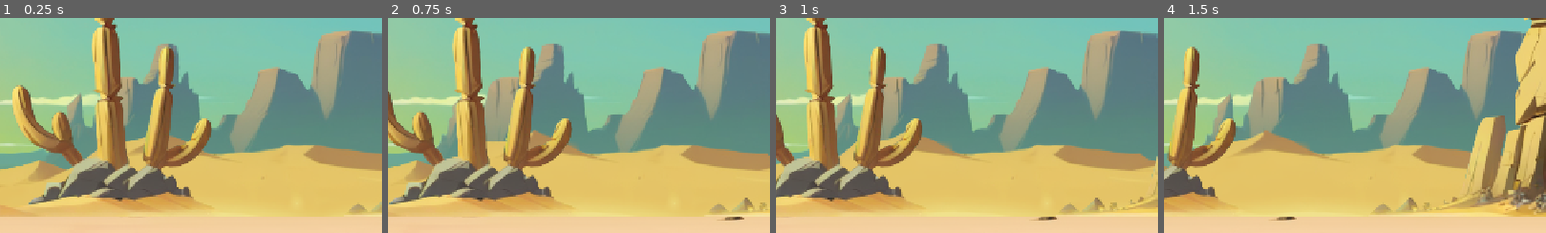
Above: before the commit, frames 1-4 (left to right).
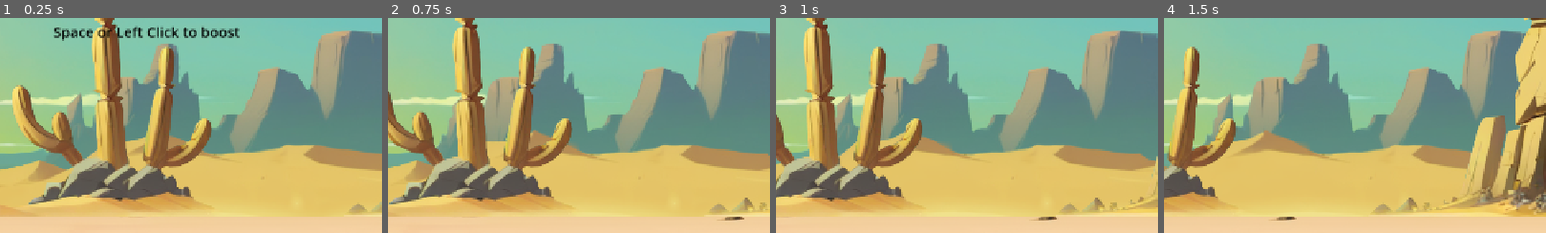
Above: after the commit, the same moments.

Repository: snowfrogdev/jetpack-joyride-clone
Game: Godot game, scene res://main.tscn
Two runs of this game, one before a commit and one after it. Both use one fixed random seed, a clock stepped at 60 frames per second and the inputs below.
Inputs:
- Up to frame 1 (0.25 s): no input
- Up to frame 2 (0.75 s): tap Enter (ui_accept) at 0.5 s; hold Space (Boost) from 0.53 s (still down)
- Up to frame 3 (1 s): keep holding Space (Boost); tap Enter (ui_accept) at 0.77 s
- Up to frame 4 (1.5 s): release Space (Boost) at 1.28 s; tap Space (Boost) at 1.35 s
The pictures show only the part of the screen within x 31-81%, y 47-97%; the shares and areas given below are measured in that part.

The runs differ from the first frame. In frame 1, 1.3% of the frame differs, in the area x 14-63%, y 3-11%; in frame 2, nothing differs; in frame 3, nothing differs; in frame 4, nothing differs.

Commit message:
Add intro music and boost prompt label to game states with audio transition handling

Diff:
--- a/main.tscn
+++ b/main.tscn
@@ -36,6 +36,7 @@
 [ext_resource type="Resource" uid="uid://xkqqd6hl1nqk" path="res://segments/segment_15_data.tres" id="27_4k2k6"]
 [ext_resource type="Script" uid="uid://ctsxag2jnufan" path="res://debug/debug_display.gd" id="28_debug"]
 [ext_resource type="AudioStream" uid="uid://dk4o0n32gb7pn" path="res://assets/audio/Desert Mirage.wav" id="36_ok6jj"]
+[ext_resource type="AudioStream" uid="uid://ctc8dxuvc6yal" path="res://assets/audio/intro.wav" id="37_ctc8d"]
 
 [sub_resource type="RectangleShape2D" id="RectangleShape2D_1bvp3"]
 size = Vector2(3248, 47)
@@ -177,6 +178,26 @@
 theme_override_fonts/font = SubResource("SystemFont_vivmo")
 theme_override_font_sizes/font_size = 20
 text = "BEST: 123456"
+
+[node name="BoostPromptLabel" type="Label" parent="UI"]
+unique_name_in_owner = true
+visible = false
+anchors_preset = 8
+anchor_left = 0.5
+anchor_top = 0.5
+anchor_right = 0.5
+anchor_bottom = 0.5
+offset_left = -150.0
+offset_top = -25.0
+offset_right = 150.0
+offset_bottom = 25.0
+grow_horizontal = 2
+grow_vertical = 2
+theme_override_colors/font_color = Color(0, 0, 0, 1)
+theme_override_font_sizes/font_size = 24
+text = "Space or Left Click to boost"
+horizontal_alignment = 1
+vertical_alignment = 1
 
 [node name="DebugUI" type="Node" parent="."]
 
@@ -197,4 +218,7 @@
 [node name="Music" type="AudioStreamPlayer" parent="."]
 stream = ExtResource("36_ok6jj")
 volume_db = -12.0
-autoplay = true
+
+[node name="IntroMusic" type="AudioStreamPlayer" parent="."]
+stream = ExtResource("37_ctc8d")
+volume_db = -12.0
--- a/states/ready.gd
+++ b/states/ready.gd
@@ -1,4 +1,7 @@
 extends GameState
+
+@onready var intro_music = get_node("/root/Main/IntroMusic")
+@onready var game_music = get_node("/root/Main/Music")
 
 func enter(_prev: String, _data: Dictionary = {}) -> void:
   if OS.has_feature("debug"):
@@ -7,9 +10,19 @@
   game.load_best_distance()
   get_tree().paused = true
 
+  # Show the boost prompt label
+  get_node("/root/Main/UI/BoostPromptLabel").visible = true
+
+  # Stop game music if it's playing and play intro music
+  game_music.stop()
+  intro_music.play()
+
 func update(_delta) -> void:
   if Input.is_action_just_pressed("Boost"):
     if OS.has_feature("debug"):
       print("Exiting Ready state")
 
+    # Hide the boost prompt label
+    get_node("/root/Main/UI/BoostPromptLabel").visible = false
+
     emit_signal("finished", "Running")
--- a/states/running.gd
+++ b/states/running.gd
@@ -1,4 +1,13 @@
 extends GameState
+
+@onready var intro_music = get_node("/root/Main/IntroMusic")
+@onready var game_music = get_node("/root/Main/Music")
+@export var crossfade_duration: float = 1.0
+
+var transition_timer: float = 0.0
+var transitioning: bool = false
+var initial_intro_volume: float
+var initial_game_volume: float
 
 func enter(_prev: String, _data: Dictionary = {}) -> void:
   if OS.has_feature("debug"):
@@ -6,10 +15,38 @@
   get_tree().paused = false
   game.dying.connect(_on_player_dying)
 
+  # Start music transition
+  initial_intro_volume = intro_music.volume_db
+  initial_game_volume = game_music.volume_db
+
+  # Start with game music at very low volume
+  game_music.volume_db = -80.0
+  game_music.play()
+
+  transitioning = true
+  transition_timer = 0.0
+
 func exit() -> void:
   if OS.has_feature("debug"):
     print("Exiting Running state")
   game.dying.disconnect(_on_player_dying)
 
+func update(delta: float) -> void:
+  if transitioning:
+    transition_timer += delta
+    var t = min(transition_timer / crossfade_duration, 1.0)
+
+    # Exponential fade for smoother transition
+    var fade_out_value = lerp(initial_intro_volume, -80.0, t * t)
+    var fade_in_value = lerp(-80.0, initial_game_volume, t * t)
+
+    intro_music.volume_db = fade_out_value
+    game_music.volume_db = fade_in_value
+
+    if t >= 1.0:
+      transitioning = false
+      intro_music.stop()
+      intro_music.volume_db = initial_intro_volume
+
 func _on_player_dying() -> void:
   finished.emit(DYING)
Not shown, added: assets/audio/intro.wav.import
Not shown: 1 places in main.tscn that only renumber resources
Not shown, added: assets/audio/intro.wav
